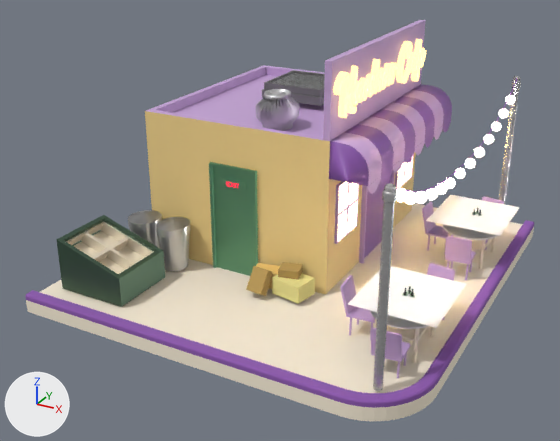
A saved change to the glTF model coffee.glb.
One viewpoint serves both versions: a 50 mm lens placed at (4.22, -9.83, 5.03), pointed at (-0.64, -0.99, 0.61). The axes (+X, +Y, +Z) are drawn at lower left. The lights are the same throughout. The picture after the commit comes second. Where no turn or scale is listed for an object, it has been applied to the vertices. Vertices at exactly the same position are counted once.
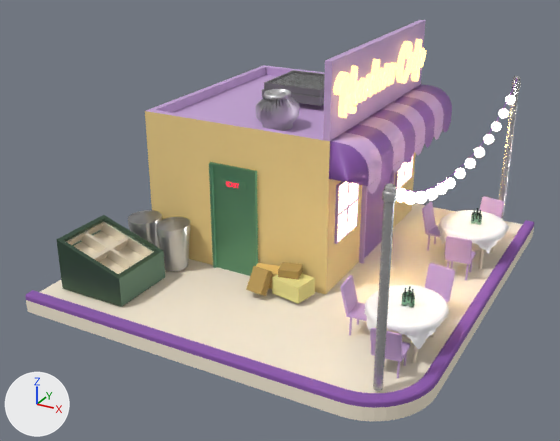
What differs and where, as boxes [x1, y1, x2, y2] in the pictures (560 x 441 px):
```json
{"object": "Plane.001", "change": "reshaped", "before": [348, 266, 466, 328], "after": [364, 285, 449, 349], "on screen": "28% narrower"}
{"object": "Plane.002", "change": "reshaped", "before": [426, 195, 520, 236], "after": [437, 210, 509, 254], "on screen": "23% narrower, 7% taller"}
```

The change, as JSON lines over the scene's bpy script:
```json
{"block": "me_plane_002", "where": "# used by ob_plane_001; location = (1.65, -1.98, 0.52)"}
{"op": "remove", "block": "me_plane_002", "code": "me_plane_002.from_pydata(...)  # 1024 vertices, 1922 faces; spans x -0.535..0.535, y -0.581..0.581, z 0.0"}
{"op": "add", "block": "me_plane_002", "code": "me_plane_002.from_pydata(...)  # 1024 vertices, 1922 faces; spans x -0.488..0.49, y -0.538..0.542, z -0.444..-0.11"}
{"block": "me_plane_002", "change": "me_plane_002 part 1: 1024 of 1024 vertices moved; they spanned x -0.535..0.535, y -0.581..0.581, z 0.0 and now span x -0.488..0.49, y -0.538..0.542, z -0.444..-0.11; mean shift (-0.015, -0.016, -0.183)"}
{"block": "me_plane_003", "where": "# used by ob_plane_002; location = (1.65, 0.77, 0.52)"}
{"op": "remove", "block": "me_plane_003", "code": "me_plane_003.from_pydata(...)  # 1024 vertices, 1922 faces; spans x -0.535..0.535, y -0.581..0.581, z 0.0"}
{"op": "add", "block": "me_plane_003", "code": "me_plane_003.from_pydata(...)  # 1024 vertices, 1922 faces; spans x -0.487..0.504, y -0.547..0.531, z -0.428..-0.135"}
{"block": "me_plane_003", "change": "me_plane_003 part 2: 1024 of 1024 vertices moved; they spanned x -0.535..0.535, y -0.581..0.581, z 0.0 and now span x -0.487..0.504, y -0.547..0.531, z -0.428..-0.135; mean shift (0.001, 0.001, -0.184)"}
```
